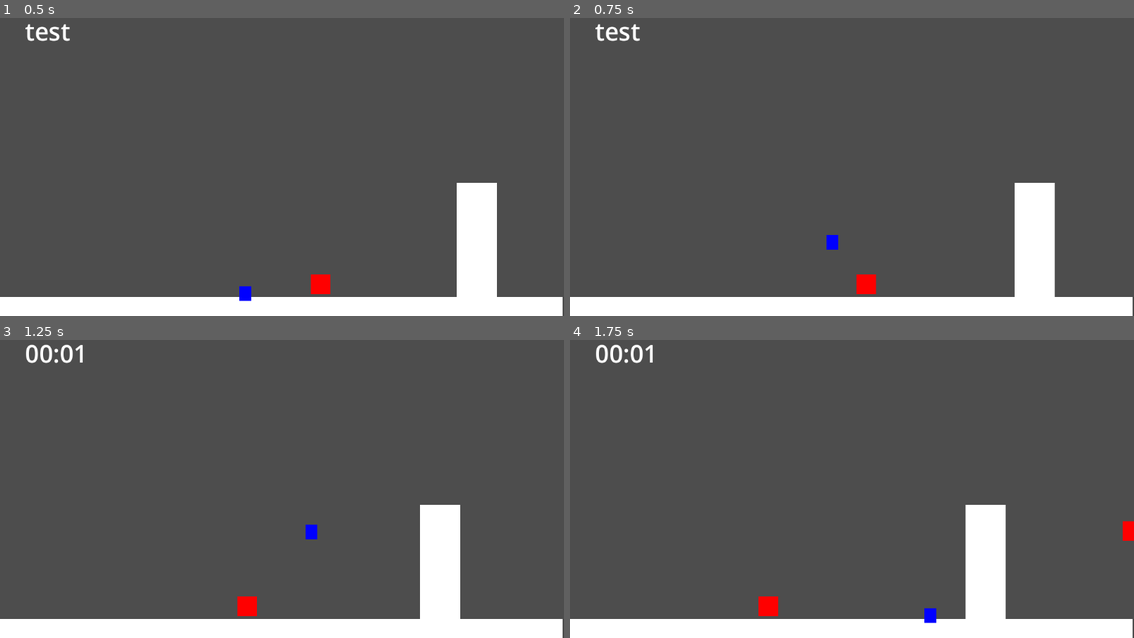
Above: before the commit, frames 1-4 (two rows, left to right).
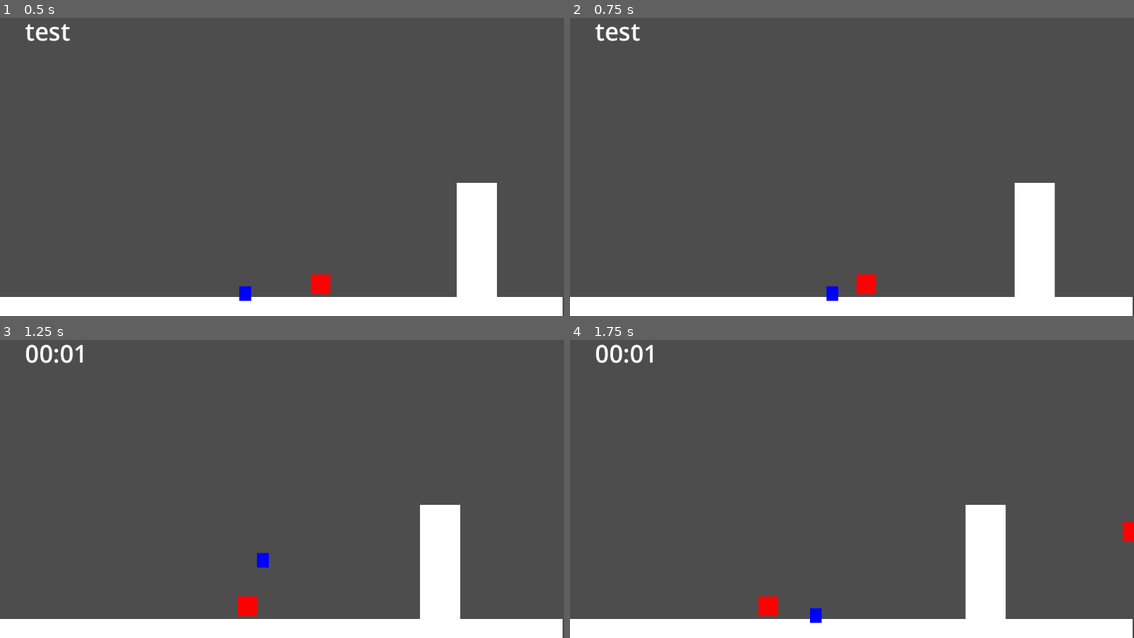
Above: after the commit, the same moments.

Repository: KonstantinGus/sidescroller
Game: Godot game, scene res://main.tscn
The game is run twice, just before and just after one commit, with the same random seed, the same clock (stepped at 60 frames per second) and the same inputs.
Inputs:
- Up to frame 1 (0.5 s): no input
- Up to frame 2 (0.75 s): tap Enter (ui_accept) at 0.5, 0.6 s; hold Right (ui_right) from 0.53 s (still down)
- Up to frame 3 (1.25 s): keep holding Right (ui_right); tap Space (jump, bound only after the commit) at 0.77, 0.8, 1.07 s
- Up to frame 4 (1.75 s): keep holding Right (ui_right); tap Space (jump, bound only after the commit) at 1.35, 1.52 s; tap Enter (ui_accept) at 1.55 s

Frame 1 is identical in both runs. In frame 2, 0.2% of the frame differs, in the area x 45-48%, y 72-96%; in frame 3, 0.2%; in frame 4, 0.2%, in the area x 42-65%, y 89-96%.

Commit message:
fixed input map

Diff:
--- a/vampire_f/game_over.gd
+++ b/vampire_f/game_over.gd
@@ -10,7 +10,7 @@
 	final_label.text = "Your Time: %02d:%02d" % [minutes, seconds]
 # Called every frame. 'delta' is the elapsed time since the previous frame.
 func _process(delta):
-	if Input.is_action_just_pressed("ui_accept"):
+	if Input.is_action_just_pressed("restart"):
 
 		set_process(false)
 		restart_timer.start()
--- a/vampire_f/player.gd
+++ b/vampire_f/player.gd
@@ -20,13 +20,13 @@
 		jumps_left = MAX_JUMPS
 
 	# Handle jump.
-	if Input.is_action_just_pressed("ui_accept") and jumps_left > 0:
+	if Input.is_action_just_pressed("jump") and jumps_left > 0:
 		velocity.y = JUMP_VELOCITY
 		jumps_left -= 1
 
 	# Get the input direction and handle the movement/deceleration.
 	# As good practice, you should replace UI actions with custom gameplay actions.
-	var direction = Input.get_axis("ui_left", "ui_right")
+	var direction = Input.get_axis("go_left", "go_right")
 	if direction:
 		velocity.x = BackgroundVelocity + direction * SPEED
 	else:
--- a/vampire_f/project.godot
+++ b/vampire_f/project.godot
@@ -23,6 +23,36 @@
 
 project/assembly_name="vampire_f"
 
+[input]
+
+go_left={
+"deadzone": 0.5,
+"events": [Object(InputEventKey,"resource_local_to_scene":false,"resource_name":"","device":-1,"window_id":0,"alt_pressed":false,"shift_pressed":false,"ctrl_pressed":false,"meta_pressed":false,"pressed":false,"keycode":0,"physical_keycode":65,"key_label":0,"unicode":97,"location":0,"echo":false,"script":null)
+, Object(InputEventKey,"resource_local_to_scene":false,"resource_name":"","device":-1,"window_id":0,"alt_pressed":false,"shift_pressed":false,"ctrl_pressed":false,"meta_pressed":false,"pressed":false,"keycode":0,"physical_keycode":4194319,"key_label":0,"unicode":0,"location":0,"echo":false,"script":null)
+]
+}
+go_right={
+"deadzone": 0.5,
+"events": [Object(InputEventKey,"resource_local_to_scene":false,"resource_name":"","device":-1,"window_id":0,"alt_pressed":false,"shift_pressed":false,"ctrl_pressed":false,"meta_pressed":false,"pressed":false,"keycode":0,"physical_keycode":68,"key_label":0,"unicode":100,"location":0,"echo":false,"script":null)
+, Object(InputEventKey,"resource_local_to_scene":false,"resource_name":"","device":-1,"window_id":0,"alt_pressed":false,"shift_pressed":false,"ctrl_pressed":false,"meta_pressed":false,"pressed":false,"keycode":0,"physical_keycode":4194321,"key_label":0,"unicode":0,"location":0,"echo":false,"script":null)
+]
+}
+jump={
+"deadzone": 0.5,
+"events": [Object(InputEventKey,"resource_local_to_scene":false,"resource_name":"","device":-1,"window_id":0,"alt_pressed":false,"shift_pressed":false,"ctrl_pressed":false,"meta_pressed":false,"pressed":false,"keycode":0,"physical_keycode":32,"key_label":0,"unicode":32,"location":0,"echo":false,"script":null)
+]
+}
+shoot={
+"deadzone": 0.5,
+"events": [Object(InputEventKey,"resource_local_to_scene":false,"resource_name":"","device":-1,"window_id":0,"alt_pressed":false,"shift_pressed":false,"ctrl_pressed":false,"meta_pressed":false,"pressed":false,"keycode":0,"physical_keycode":69,"key_label":0,"unicode":101,"location":0,"echo":false,"script":null)
+]
+}
+restart={
+"deadzone": 0.5,
+"events": [Object(InputEventKey,"resource_local_to_scene":false,"resource_name":"","device":-1,"window_id":0,"alt_pressed":false,"shift_pressed":false,"ctrl_pressed":false,"meta_pressed":false,"pressed":false,"keycode":0,"physical_keycode":82,"key_label":0,"unicode":114,"location":0,"echo":false,"script":null)
+]
+}
+
 [rendering]
 
 renderer/rendering_method="gl_compatibility"
